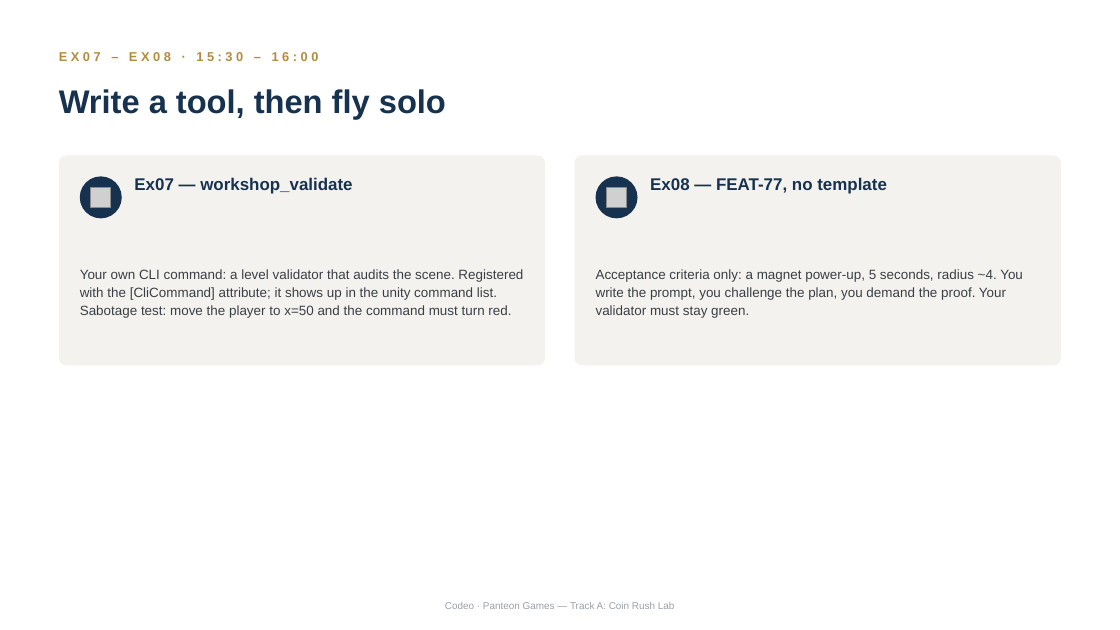
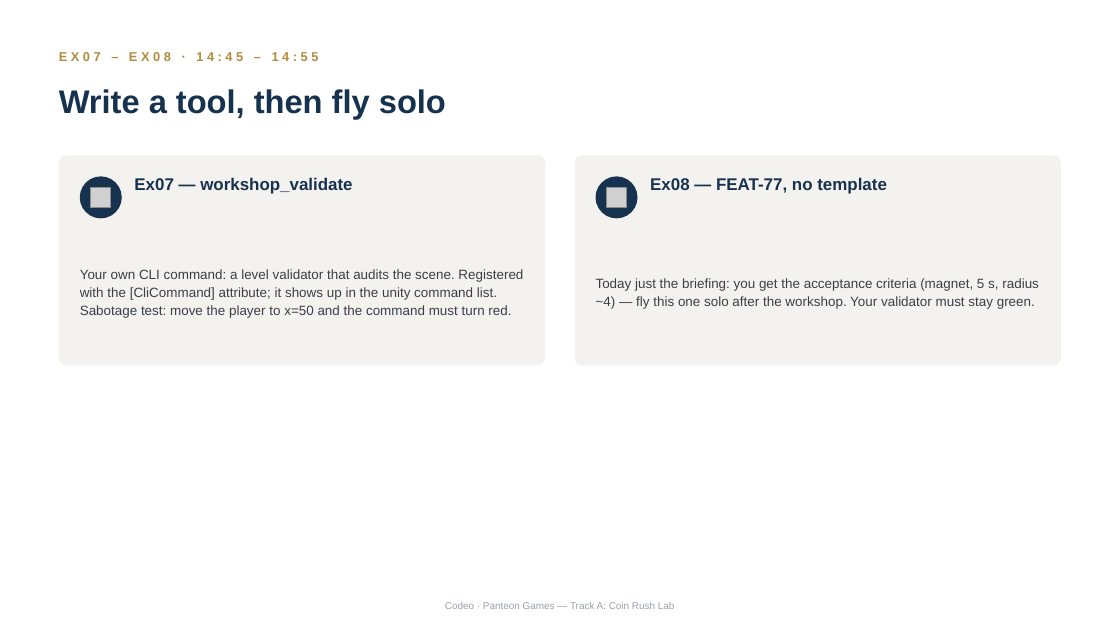
Before and after one commit to thickiran/panteon-workshop-materials, a slide deck: slide 8 of atolye_icerik/sunumlar/en/04_track_a_unity_cli_lab.pptx. Drawn at 1120x630 pixels with LibreOffice and Linux fonts; fonts in the diff are those of the drawing; grey boxes stand for pictures. Boxes give left, top, right and bottom in pixels: in the first picture for what was removed or moved away, otherwise in the second. Text is boxed around its words. In the diff, an @@ line names an element or a change of style, - is before the commit and + after.

```diff
--- a/atolye_icerik/sunumlar/en/04_track_a_unity_cli_lab.pptx
+++ b/atolye_icerik/sunumlar/en/04_track_a_unity_cli_lab.pptx
@@ text at (59, 52, 319, 61): text changed @@
-EX07 – EX08 · 15:30 – 16:00
+EX07 – EX08 · 14:45 – 14:55
@@ text at (596, 278, 1039, 309): text changed @@
-Acceptance criteria only: a magnet power-up, 5 seconds, radius ~4. You write the prompt, you challenge the plan, you demand the proof. Your validator must stay green.
+Today just the briefing: you get the acceptance criteria (magnet, 5 s, radius ~4) — fly this one solo after the workshop. Your validator must stay green.
```
Also in this commit, not shown: 8 other slides changed, 13 other files.
